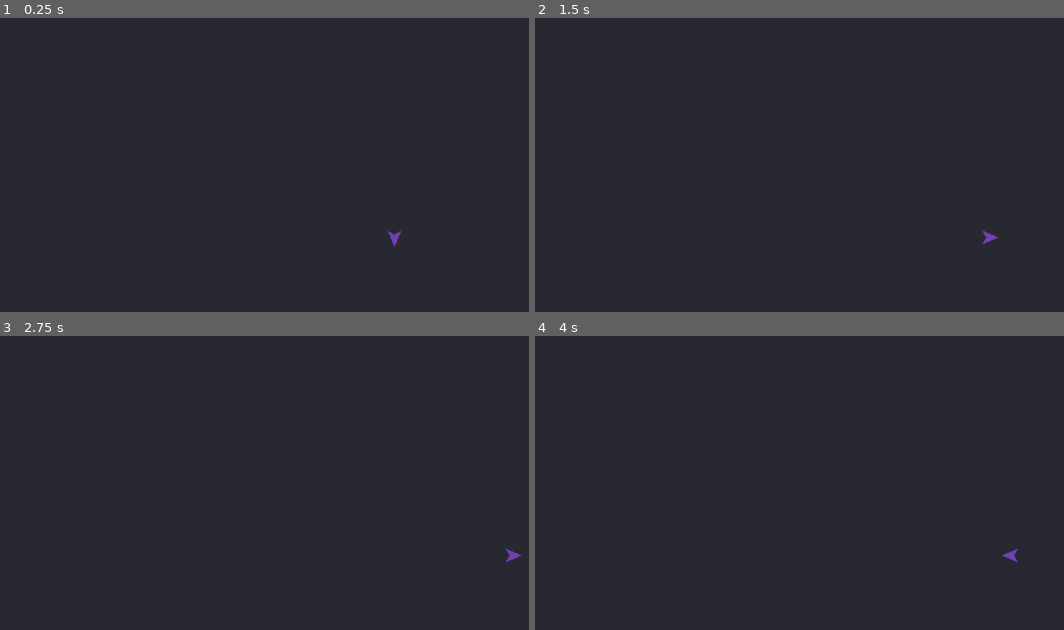
Above: before the commit, frames 1-4 (two rows, left to right).
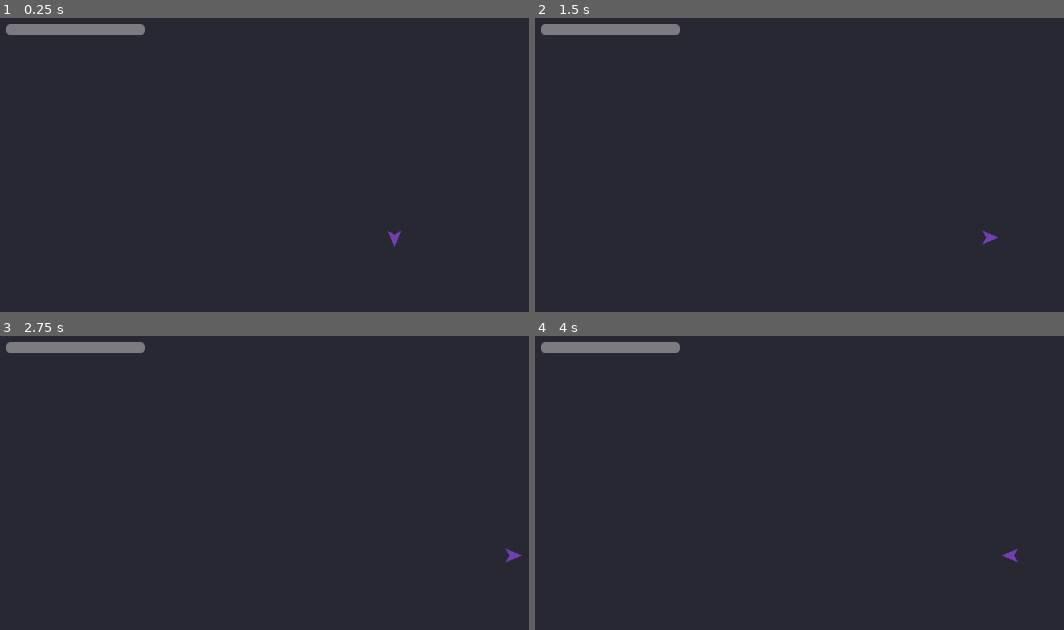
Above: after the commit, the same moments.

Repository: KrisUni/the-shattering
Game: Godot game, scene res://scenes/test_room.tscn
Same seed, same stepped clock (60 frames per second), same inputs: the game is played once before the commit and once after it.
Inputs (mouse positions are in pixels of both pictures, inside the frame that each line leads up to):
- Up to frame 1 (0.25 s): no input
- Up to frame 2 (1.5 s): tap Enter at 0.5 s; move the mouse to (outside the picture) at 0.52 s; hold D (move_right) 0.53-1.25 s; hold Shift 0.53-1.25 s; click (outside the picture) at 0.67 s; drag from (767, 259) to (outside the picture) at 1.27 s
- Up to frame 3 (2.75 s): tap Space at 2 s; move the mouse to (476, 456) at 2.02 s; hold D (move_right) from 2.03 s (still down); tap Ctrl at 2.1 s
- Up to frame 4 (4 s): release D (move_right) at 2.75 s; drag from (outside the picture) to (688, 488) at 2.77 s; tap Enter at 3.5 s; move the mouse to (outside the picture) at 3.52 s; hold A (move_left) from 3.53 s (still down); tap Alt at 3.6 s

The runs differ from the first frame. In frame 1, 1.0% of the frame differs, in the area x 1-28%, y 2-6%; in frame 2, 1.0%; in frame 3, 1.0%; in frame 4, 1.0%.

Commit message:
Give Almos Stamina that refills after a pause, shown on a bar (#5)
Stamina is spent down to zero but never below, cannot be spent at zero,
and refills at the tuned rate once the pause after spending has passed.
The test room's HUD shows it on a placeholder bar.

Co-Authored-By: Claude Opus 5.5 <noreply@anthropic.com>
Claude-Session: https://claude.ai/code/session_0163Ac8sJ4QjP8JSKMSxQS6y

Diff:
--- a/data/player_tuning.tres
+++ b/data/player_tuning.tres
@@ -5,3 +5,6 @@
 [resource]
 script = ExtResource("1_tuning")
 walk_speed = 120.0
+stamina_maximum = 120.0
+stamina_refill_rate = 40.0
+stamina_refill_pause = 1.0
--- a/scenes/almos/almos.gd
+++ b/scenes/almos/almos.gd
@@ -9,6 +9,9 @@
 
 @export var tuning: PlayerTuning
 
+## What Roll and Sprint spend, and what the Stamina bar shows. In almos.tscn it is
+## given the same tuning data file as Almos.
+@onready var stamina: Stamina = $Stamina
 @onready var _placeholder: Polygon2D = $Placeholder
 
 
--- a/scenes/almos/almos.tscn
+++ b/scenes/almos/almos.tscn
@@ -2,6 +2,7 @@
 
 [ext_resource type="Script" path="res://scenes/almos/almos.gd" id="1_script"]
 [ext_resource type="Resource" path="res://data/player_tuning.tres" id="2_tuning"]
+[ext_resource type="Script" path="res://scripts/stamina.gd" id="3_stamina"]
 
 [sub_resource type="CircleShape2D" id="CircleShape2D_body"]
 radius = 12.0
@@ -17,3 +18,7 @@
 
 [node name="CollisionShape2D" type="CollisionShape2D" parent="."]
 shape = SubResource("CircleShape2D_body")
+
+[node name="Stamina" type="Node" parent="."]
+script = ExtResource("3_stamina")
+tuning = ExtResource("2_tuning")
--- /dev/null
+++ b/scenes/hud/stamina_bar.gd
@@ -0,0 +1,15 @@
+extends ProgressBar
+## A placeholder Stamina bar for the HUD. It shows the Stamina it is pointed at and
+## follows it through its changed signal.
+
+@export var stamina: Stamina
+
+
+func _ready() -> void:
+	stamina.changed.connect(_refresh)
+	_refresh()
+
+
+func _refresh() -> void:
+	max_value = stamina.maximum
+	value = stamina.current
--- a/scenes/test_room.tscn
+++ b/scenes/test_room.tscn
@@ -1,6 +1,7 @@
 [gd_scene format=3]
 
 [ext_resource type="PackedScene" path="res://scenes/almos/almos.tscn" id="1_almos"]
+[ext_resource type="Script" path="res://scenes/hud/stamina_bar.gd" id="2_stamina_bar"]
 
 [node name="TestRoom" type="Node2D"]
 
@@ -10,3 +11,14 @@
 
 [node name="Almos" parent="." instance=ExtResource("1_almos")]
 position = Vector2(576, 324)
+
+[node name="Hud" type="CanvasLayer" parent="."]
+
+[node name="StaminaBar" type="ProgressBar" parent="Hud" node_paths=PackedStringArray("stamina")]
+offset_left = 16.0
+offset_top = 16.0
+offset_right = 216.0
+offset_bottom = 32.0
+show_percentage = false
+script = ExtResource("2_stamina_bar")
+stamina = NodePath("../../Almos/Stamina")
--- /dev/null
+++ b/scripts/stamina.gd
@@ -0,0 +1,50 @@
+class_name Stamina
+extends Node
+## Almos's Stamina: spent on actions, refilled by itself after a pause in spending.
+## The numbers come from the PlayerTuning it is given.
+
+## Emitted whenever current changes.
+signal changed
+
+@export var tuning: PlayerTuning:
+	set(value):
+		tuning = value
+		_current = value.stamina_maximum
+
+## How much is left. Change it with spend() and advance(), not by assigning.
+var current: float:
+	get:
+		return _current
+
+## The most there can be, from the tuning.
+var maximum: float:
+	get:
+		return tuning.stamina_maximum
+
+var _current: float
+var _pause_left := 0.0
+
+
+## Takes this much off, down to zero but never below. Returns whether it could be
+## spent: always while there is any left, never at zero.
+func spend(amount: float) -> bool:
+	if _current <= 0.0:
+		return false
+	_current = maxf(_current - amount, 0.0)
+	_pause_left = tuning.stamina_refill_pause
+	changed.emit()
+	return true
+
+
+## Lets this much time, in seconds, go by: the pause counts down, then it refills.
+func advance(delta: float) -> void:
+	var paused_for := minf(delta, _pause_left)
+	_pause_left -= paused_for
+	var refilled := minf(_current + tuning.stamina_refill_rate * (delta - paused_for), maximum)
+	if refilled != _current:
+		_current = refilled
+		changed.emit()
+
+
+func _physics_process(delta: float) -> void:
+	advance(delta)
--- a/scripts/tuning/player_tuning.gd
+++ b/scripts/tuning/player_tuning.gd
@@ -4,3 +4,12 @@
 
 ## Walking speed, in pixels per second.
 @export var walk_speed: float
+
+## The most Stamina Almos can have. A full bar is this much.
+@export var stamina_maximum: float
+
+## How much Stamina comes back each second once the pause is over.
+@export var stamina_refill_rate: float
+
+## How long, in seconds, after Almos last spends Stamina before it starts to come back.
+@export var stamina_refill_pause: float
--- /dev/null
+++ b/test/test_stamina.gd
@@ -0,0 +1,178 @@
+extends GutTest
+## Stamina, tested directly through its public interface. Time is passed in with
+## advance(), never waited for, and every expected number comes from the tuning
+## resource built here, not from the code under test.
+
+const TOLERANCE := 0.0001
+
+var _tuning: PlayerTuning
+
+
+func before_each() -> void:
+	_tuning = PlayerTuning.new()
+	_tuning.stamina_maximum = 80.0
+	_tuning.stamina_refill_rate = 20.0
+	_tuning.stamina_refill_pause = 1.5
+
+
+func test_starts_full_at_the_tuned_maximum() -> void:
+	var stamina := _new_stamina()
+
+	assert_almost_eq(stamina.current, _tuning.stamina_maximum, TOLERANCE)
+	assert_almost_eq(stamina.maximum, _tuning.stamina_maximum, TOLERANCE)
+
+
+func test_spending_takes_that_amount_off_and_returns_true() -> void:
+	var stamina := _new_stamina()
+	var cost := 30.0
+
+	var spent := stamina.spend(cost)
+
+	assert_true(spent, "spending from a full bar should succeed")
+	assert_almost_eq(stamina.current, _tuning.stamina_maximum - cost, TOLERANCE)
+
+
+func test_spending_more_than_is_left_empties_it_to_zero_and_returns_true() -> void:
+	var stamina := _new_stamina()
+	stamina.spend(_tuning.stamina_maximum - 10.0)
+
+	var spent := stamina.spend(25.0)
+
+	assert_true(spent, "spending while above zero should always succeed")
+	assert_almost_eq(stamina.current, 0.0, TOLERANCE, "it should stop at zero, never go below")
+
+
+func test_spending_at_zero_returns_false_and_changes_nothing() -> void:
+	var stamina := _new_stamina()
+	stamina.spend(_tuning.stamina_maximum)
+
+	var spent := stamina.spend(10.0)
+
+	assert_false(spent, "spending at zero should fail")
+	assert_almost_eq(stamina.current, 0.0, TOLERANCE)
+
+
+func test_does_not_refill_before_the_pause_has_passed() -> void:
+	var stamina := _new_stamina()
+	stamina.spend(30.0)
+
+	stamina.advance(_tuning.stamina_refill_pause - 0.1)
+
+	assert_almost_eq(stamina.current, _tuning.stamina_maximum - 30.0, TOLERANCE)
+
+
+func test_refills_at_the_tuned_rate_per_second_once_the_pause_is_over() -> void:
+	var stamina := _new_stamina()
+	stamina.spend(50.0)
+	stamina.advance(_tuning.stamina_refill_pause)
+
+	stamina.advance(1.0)
+
+	assert_almost_eq(stamina.current, _tuning.stamina_maximum - 50.0 + _tuning.stamina_refill_rate, TOLERANCE)
+
+
+func test_time_beyond_the_pause_counts_even_within_a_single_advance() -> void:
+	var stamina := _new_stamina()
+	stamina.spend(50.0)
+
+	stamina.advance(_tuning.stamina_refill_pause + 0.5)
+
+	assert_almost_eq(stamina.current, _tuning.stamina_maximum - 50.0 + _tuning.stamina_refill_rate * 0.5, TOLERANCE)
+
+
+func test_never_refills_above_the_maximum() -> void:
+	var stamina := _new_stamina()
+	stamina.spend(10.0)
+
+	stamina.advance(_tuning.stamina_refill_pause + 100.0)
+
+	assert_almost_eq(stamina.current, _tuning.stamina_maximum, TOLERANCE)
+
+
+func test_spending_again_during_a_refill_restarts_the_pause() -> void:
+	var stamina := _new_stamina()
+	stamina.spend(50.0)
+	stamina.advance(_tuning.stamina_refill_pause + 0.5)
+	stamina.spend(10.0)
+	var after_second_spend := stamina.current
+
+	stamina.advance(_tuning.stamina_refill_pause - 0.1)
+
+	assert_almost_eq(stamina.current, after_second_spend, TOLERANCE, "it should wait out the whole pause again")
+
+
+func test_a_failed_spend_does_not_restart_the_pause() -> void:
+	var stamina := _new_stamina()
+	stamina.spend(_tuning.stamina_maximum)
+	stamina.advance(_tuning.stamina_refill_pause - 0.5)
+	stamina.spend(10.0)
+
+	stamina.advance(0.5 + 1.0)
+
+	assert_almost_eq(stamina.current, _tuning.stamina_refill_rate * 1.0, TOLERANCE, "the pause should end when it was going to")
+
+
+func test_changed_is_emitted_when_spending() -> void:
+	var stamina := _new_stamina()
+	watch_signals(stamina)
+
+	stamina.spend(30.0)
+
+	assert_signal_emit_count(stamina, "changed", 1)
+
+
+func test_changed_is_emitted_when_it_refills() -> void:
+	var stamina := _new_stamina()
+	stamina.spend(30.0)
+	watch_signals(stamina)
+
+	stamina.advance(_tuning.stamina_refill_pause + 0.5)
+
+	assert_signal_emit_count(stamina, "changed", 1)
+
+
+func test_changed_is_not_emitted_while_the_bar_is_full() -> void:
+	var stamina := _new_stamina()
+	watch_signals(stamina)
+
+	stamina.advance(10.0)
+
+	assert_signal_not_emitted(stamina, "changed")
+
+
+func test_changed_is_not_emitted_during_the_pause() -> void:
+	var stamina := _new_stamina()
+	stamina.spend(30.0)
+	watch_signals(stamina)
+
+	stamina.advance(_tuning.stamina_refill_pause - 0.1)
+
+	assert_signal_not_emitted(stamina, "changed")
+
+
+func test_changed_is_not_emitted_when_a_spend_fails() -> void:
+	var stamina := _new_stamina()
+	stamina.spend(_tuning.stamina_maximum)
+	watch_signals(stamina)
+
+	stamina.spend(10.0)
+
+	assert_signal_not_emitted(stamina, "changed")
+
+
+func test_in_the_scene_tree_it_advances_by_itself_as_physics_time_passes() -> void:
+	_tuning.stamina_refill_pause = 0.0
+	var stamina := Stamina.new()
+	stamina.tuning = _tuning
+	add_child_autofree(stamina)
+	stamina.spend(50.0)
+
+	await wait_physics_frames(3)
+
+	assert_gt(stamina.current, _tuning.stamina_maximum - 50.0, "it should have started to refill")
+
+
+func _new_stamina() -> Stamina:
+	var stamina := Stamina.new()
+	stamina.tuning = _tuning
+	return autofree(stamina)
--- a/test/test_test_room.gd
+++ b/test/test_test_room.gd
@@ -1,6 +1,8 @@
 extends GutTest
 
 const TEST_ROOM_PATH := "res://scenes/test_room.tscn"
+const TUNING_PATH := "res://data/player_tuning.tres"
+const TOLERANCE := 0.0001
 
 
 func test_test_room_instantiates() -> void:
@@ -25,3 +27,29 @@
 	add_child_autofree(room)
 
 	assert_not_null(room.find_child("Almos", true, false), "the test room should contain a node named Almos")
+
+
+func test_the_stamina_bar_follows_the_stamina_almos_has_left() -> void:
+	var tuning := load(TUNING_PATH) as PlayerTuning
+	assert_not_null(tuning, "the player tuning data file should load")
+	if tuning == null:
+		return
+	assert_gt(tuning.stamina_maximum, 0.0, "stamina_maximum in the data file should be positive")
+	var scene := load(TEST_ROOM_PATH) as PackedScene
+	assert_not_null(scene, "the test room scene should load")
+	if scene == null:
+		return
+	var room := scene.instantiate()
+	add_child_autofree(room)
+	var almos = room.find_child("Almos", true, false)
+	var bar = room.find_child("StaminaBar", true, false)
+	assert_not_null(almos, "the test room should contain Almos")
+	assert_not_null(bar, "the test room should contain a StaminaBar")
+	if almos == null or bar == null:
+		return
+	var cost := tuning.stamina_maximum / 4.0
+
+	almos.stamina.spend(cost)
+
+	assert_almost_eq(bar.value, tuning.stamina_maximum - cost, TOLERANCE)
+	assert_almost_eq(bar.max_value, tuning.stamina_maximum, TOLERANCE)
Not shown, added: scenes/hud/stamina_bar.gd.uid
Not shown, added: scripts/stamina.gd.uid
Not shown, added: test/test_stamina.gd.uid
